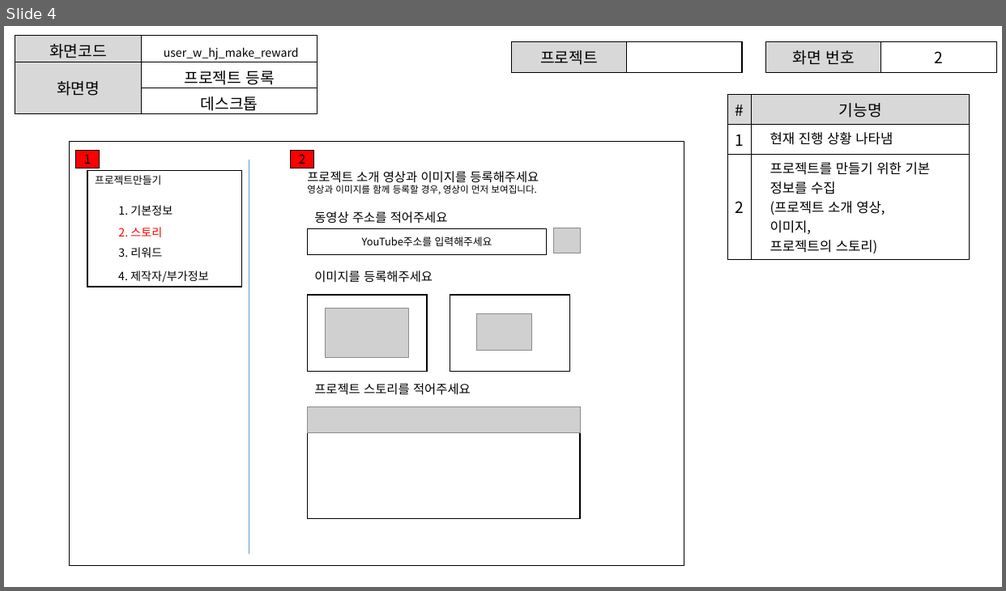
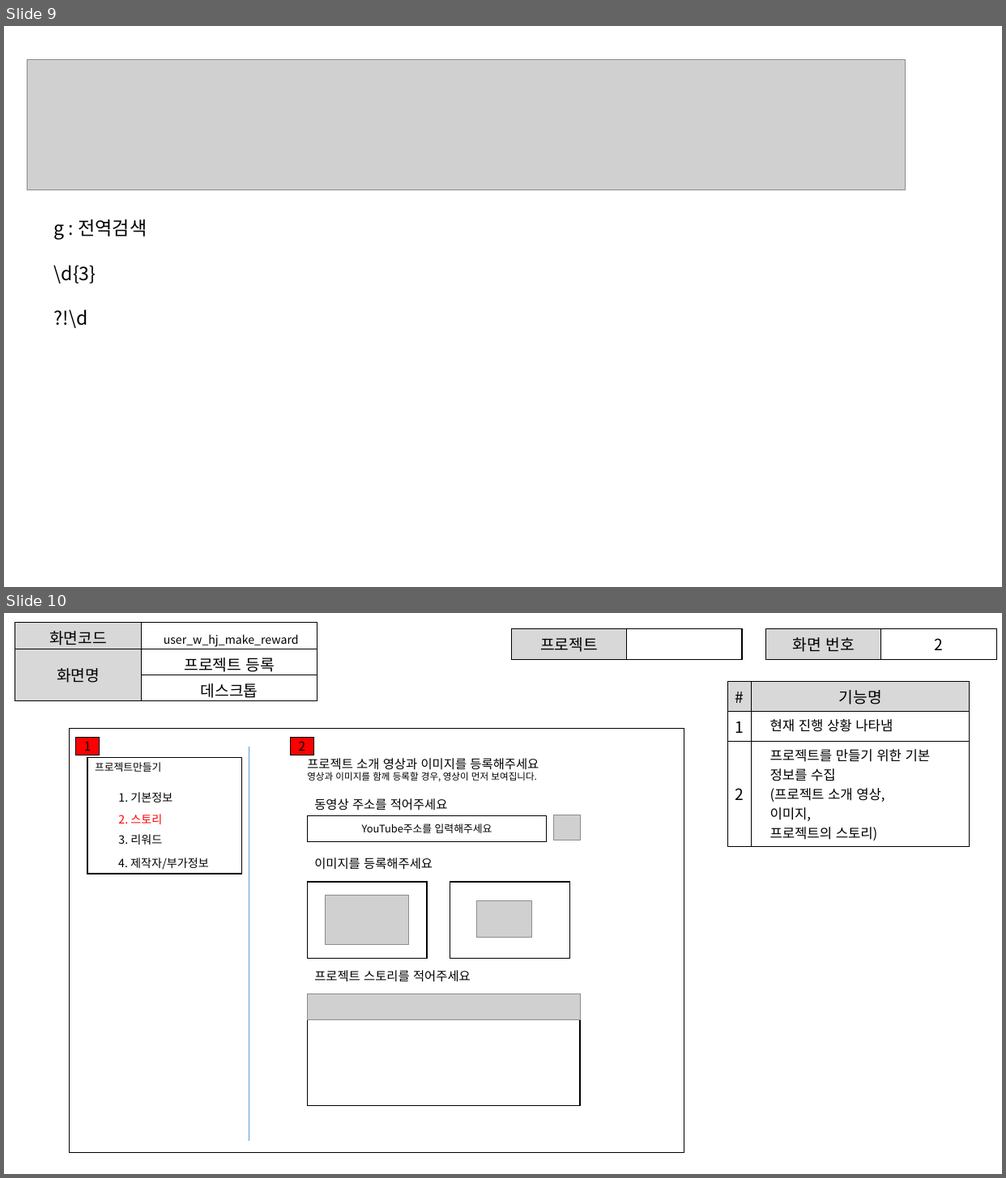
Before and after one commit to ezenteam2/EzenCrowdFunding, a slide deck: project03 화면설계서/project03 - 화면 설계서 - 형준.pptx. Shown one above the other, each under a label of ours: slide 4 before the commit, slides 9 and 10 after it. The pictures are 1006x591 and 1006x1178 pixels, drawn with LibreOffice and Linux fonts; fonts in the diff are those of the drawing; grey boxes stand for pictures. Boxes give left, top, right and bottom in pixels: in the first picture for what was removed or moved away, otherwise in the second. Text is boxed around its words. In the diff, an @@ line names an element or a change of style, - is before the commit and + after.

```diff
--- a/project03 화면설계서/project03 - 화면 설계서 - 형준.pptx
+++ b/project03 화면설계서/project03 - 화면 설계서 - 형준.pptx
@@ slide 9 added at <box>4,26,1002,587</box>, background #FFFFFF @@
@@ picture added at <box>27,60,906,190</box> @@
@@ text added at <box>54,220,147,328</box>, 18 pt, text #000000 @@
+g : 전역검색
+\d{3}
+?!\d
@@ what was slide 4 is now slide 10 @@
```
Also in this commit, not shown: 5 other slides added.
